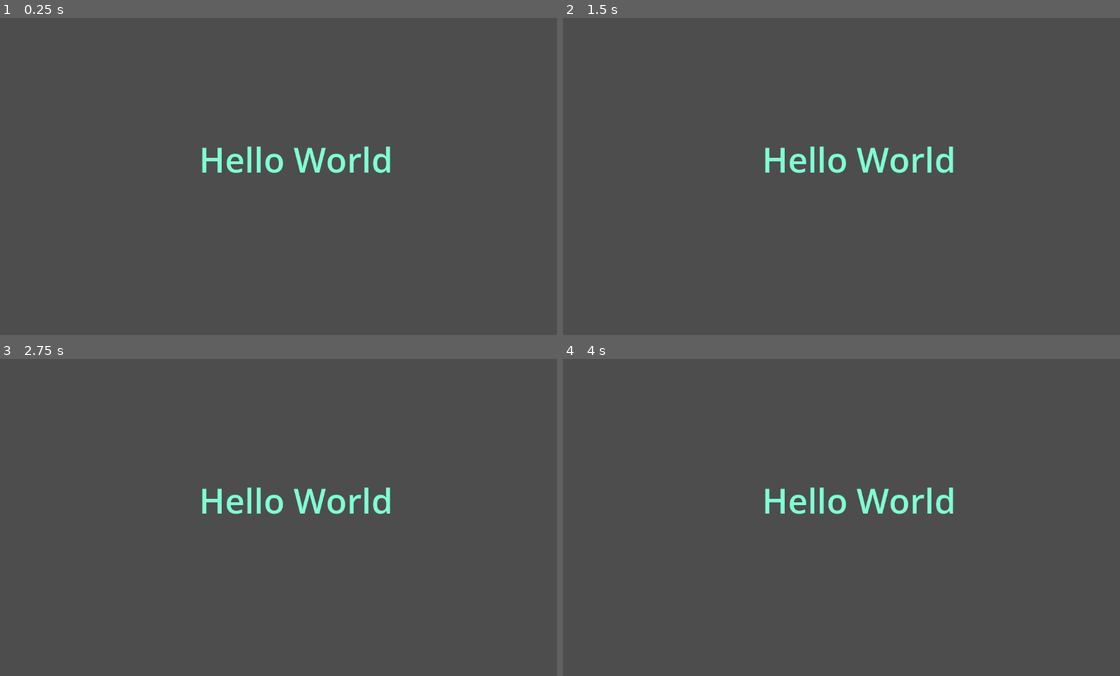
Above: before the commit, frames 1-4 (two rows, left to right).
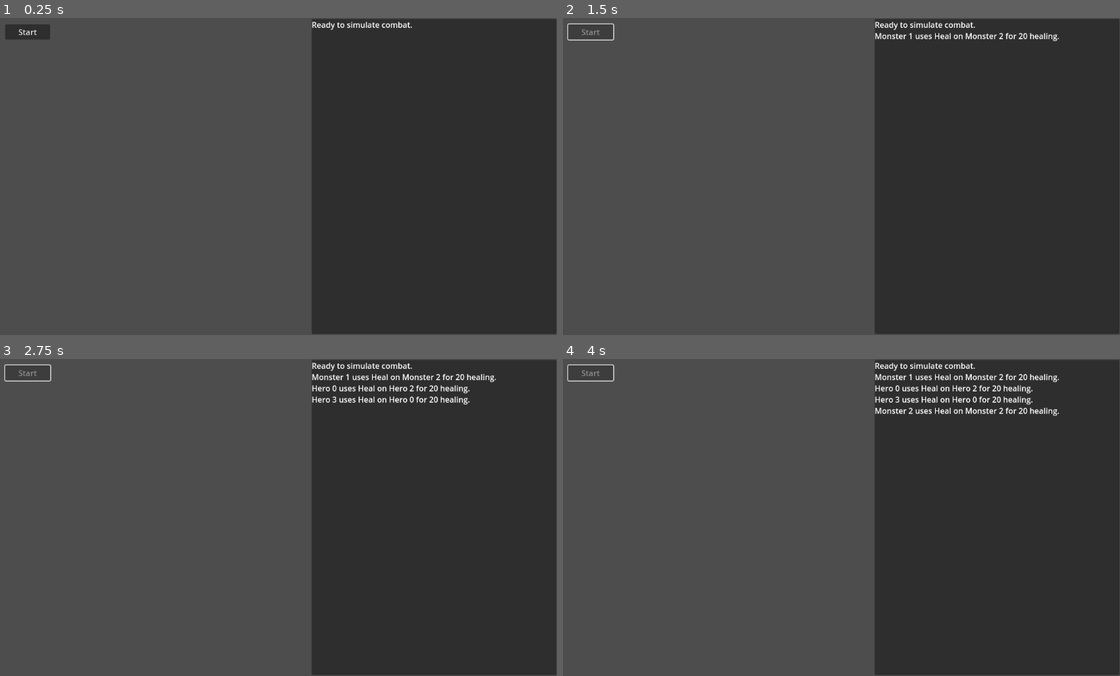
Above: after the commit, the same moments.

Repository: TheFait/theherosim
Game: Godot game, scene res://scenes/Game.tscn
Two runs of this game, one before a commit and one after it. Both use one fixed random seed, a clock stepped at 60 frames per second and the inputs below. Before the commit the project starts from res://Game.tscn.
Inputs (mouse positions are in pixels of both pictures, inside the frame that each line leads up to):
- Up to frame 1 (0.25 s): no input
- Up to frame 2 (1.5 s): click (590, 30) at 0.5 s, where only the run after the commit has a clickable "Start"; tap Enter at 1.25 s; hold Space (run_sim) from 1.28 s (still down)
- Up to frame 3 (2.75 s): release Space (run_sim) at 2.03 s; tap Space (run_sim) at 2.1 s
- Up to frame 4 (4 s): hold Space (run_sim) 2.78-3.53 s; tap Enter at 3.5 s; tap Space (run_sim) at 3.6 s

The runs differ from the first frame. In frame 1, 44% of the frame differs, in the area x 1-100%, y 0-100%; in frame 2, 44%; in frame 3, 44%; in frame 4, 44%.

Commit message:
Basic version with llm help. Creates simple heroes and monsters and has them battle

Diff:
--- a/Game.tscn
+++ /dev/null
@@ -1,20 +0,0 @@
-[gd_scene load_steps=3 format=3 uid="uid://bd41tkl1b3hom"]
-
-[ext_resource type="Script" uid="uid://dejiwqqiw4afq" path="res://main.gd" id="1_wbfu4"]
-[ext_resource type="Script" uid="uid://240bq3gwpjke" path="res://combatant.gd" id="2_xkndl"]
-
-[node name="Main" type="Node2D"]
-script = ExtResource("1_wbfu4")
-
-[node name="Label" type="Label" parent="."]
-offset_left = 353.0
-offset_top = 171.0
-offset_right = 885.0
-offset_bottom = 407.0
-theme_override_font_sizes/font_size = 70
-text = "This is a Label"
-horizontal_alignment = 1
-vertical_alignment = 1
-
-[node name="Combatant" type="Node2D" parent="."]
-script = ExtResource("2_xkndl")
--- a/combatant.gd
+++ b/combatant.gd
@@ -1,36 +1,15 @@
-class_name Combatant extends Node2D
+extends Node2D
+class_name Combatant
 
-@export var health := 0
-@export var power := 0
-@export var agility := 0
-@export var resilience := 0
-@export var willpower := 0
-@export var player_name := ""
-@export var abilities := []
-
-
+var combatant_name = ""
+var stats = {}
+var abilities = []
+var is_dead = false
 
 func take_damage(amount):
-	pass
-	#stats["Health"] = max(0, stats["Health"] - amount)
-	#if stats["Health"] == 0:
-		#is_dead = true
+	stats["Health"] = max(0, stats["Health"] - amount)
+	if stats["Health"] == 0:
+		is_dead = true
 
 func choose_ability():
 	return abilities[randi() % abilities.size()]
-
-func choose_target(allies, enemies, target_type):
-	pass
-	#var pool = []
-	#if target_type == "enemy_single":
-		#pool = enemies.filter(lambda e: !e.is_dead)
-	#elif target_type == "ally_single":
-		#pool = allies.filter(lambda a: !a.is_dead)
-	#elif target_type == "enemy_all":
-		#return enemies.filter(lambda e: !e.is_dead)
-	#elif target_type == "ally_all":
-		#return allies.filter(lambda a: !a.is_dead)
-#
-	#if pool.size() > 0:
-		#return [pool[randi() % pool.size()]]
-	#return []
--- /dev/null
+++ b/data/abilities.json
@@ -0,0 +1,22 @@
+[
+  {
+	"name": "Fireball",
+	"damage": 25,
+	"target": "enemy_single"
+  },
+  {
+	"name": "Heal",
+	"damage": -20,
+	"target": "ally_single"
+  },
+  {
+	"name": "Lightning Storm",
+	"damage": 15,
+	"target": "enemy_all"
+  },
+  {
+	"name": "Group Heal",
+	"damage": -10,
+	"target": "ally_all"
+  }
+]
--- a/main.gd
+++ b/main.gd
@@ -1,12 +1,167 @@
-extends Node2D
+extends Node
 
+const ABILITY_PATH = "res://data/abilities.json"
 
-# Called when the node enters the scene tree for the first time.
-func _ready() -> void:
-	$Label.text = "Hello World"
-	$Label.modulate = Color.AQUAMARINE
+var heroes = []
+var monsters = []
+var all_combatants = []
+var abilities = []
 
+@onready var log_box = $LogBoxPanel/LogBox
+@onready var start_button = $StartButton
 
-func _input(event: InputEvent) -> void:
-	if event.is_action_pressed("run_sim"):
-		print("Starting Sim")
+func _ready():
+	start_button.pressed.connect(on_start_pressed)
+	log_event("Ready to simulate combat.")
+
+func on_start_pressed():
+	start_button.disabled = true
+	abilities = load_json_file(ABILITY_PATH)
+	generate_combatants()
+	sort_by_agility()
+	await simulate_battle()
+
+func log_event(text):
+	log_box.append_text(text + "\n")
+	log_box.scroll_to_line(log_box.get_line_count() - 1)
+
+func load_json_file(path):
+	if not FileAccess.file_exists(path):
+		push_error("File not found: " + path)
+		return []
+
+	var file = FileAccess.open(path, FileAccess.READ)
+	if file == null:
+		push_error("Failed to open file: " + path)
+		return []
+
+	var content = file.get_as_text()
+	var parsed = JSON.parse_string(content)
+
+	# Check if parsing failed
+	if typeof(parsed) == TYPE_NIL:
+		push_error("Failed to parse JSON or file was empty.")
+		return []
+
+	# Optional: check that it's an Array or Dictionary
+	if typeof(parsed) != TYPE_ARRAY:
+		push_error("Expected array in JSON, got: " + str(typeof(parsed)))
+		return []
+
+	return parsed
+
+func generate_combatants():
+	heroes.clear()
+	monsters.clear()
+	all_combatants.clear()
+
+	for i in 4:
+		var hero = Combatant.new()
+		hero.combatant_name = "Hero %d" % i
+		hero.stats = random_stats()
+		hero.abilities = pick_random_abilities()
+		heroes.append(hero)
+
+	for i in 3:
+		var monster = Combatant.new()
+		monster.combatant_name = "Monster %d" % i
+		monster.stats = random_stats()
+		monster.abilities = pick_random_abilities()
+		monsters.append(monster)
+
+	all_combatants = heroes + monsters
+
+func random_stats():
+	return {
+		"Health": randi_range(70, 120),
+		"Power": randi_range(10, 20),
+		"Agility": randi_range(5, 15),
+		"Resilience": randi_range(5, 10),
+		"Willpower": randi_range(5, 10)
+	}
+
+func pick_random_abilities():
+	var chosen = []
+	for i in 2:
+		chosen.append(abilities[randi() % abilities.size()])
+	return chosen
+
+func sort_by_agility():
+	all_combatants.shuffle()
+	all_combatants.sort_custom(func(a, b):
+		return b.stats["Agility"] - a.stats["Agility"]
+	)
+
+func is_battle_over():
+	return heroes.all(func(c): return c.is_dead) or monsters.all(func(c): return c.is_dead)
+
+func get_team(combatant):
+	return heroes if heroes.has(combatant) else monsters
+
+func get_enemy_team(combatant):
+	return monsters if heroes.has(combatant) else heroes
+
+func choose_target(combatant, ability):
+	var targets = []
+	var allies = get_team(combatant)
+	var enemies = get_enemy_team(combatant)
+
+	match ability["target"]:
+		"enemy_single":
+			targets = enemies.filter(func(c): return not c.is_dead)
+			if targets:
+				return [targets[randi() % targets.size()]]
+		"ally_single":
+			targets = allies.filter(func(c): return not c.is_dead)
+			if targets:
+				return [targets[randi() % targets.size()]]
+		"enemy_all":
+			return enemies.filter(func(c): return not c.is_dead)
+		"ally_all":
+			return allies.filter(func(c): return not c.is_dead)
+
+	return []
+
+func apply_ability(user, ability, targets):
+	for target in targets:
+		var dmg = ability["damage"]
+		target.take_damage(dmg)
+		var action = "%s uses %s on %s for %d %s." % [
+			user.combatant_name, ability["name"], target.combatant_name, abs(dmg), "healing" if dmg < 0 else "damage"
+		]
+		log_event(action)
+
+func get_alive_combatants():
+	return all_combatants.filter(func(c): return not c.is_dead)
+
+func skip_if_dead(combatant):
+	return combatant.is_dead
+
+func print_winner():
+	if heroes.all(func(c): return c.is_dead):
+		log_event("Monsters win!")
+	elif monsters.all(func(c): return c.is_dead):
+		log_event("Heroes win!")
+
+func get_next_alive_index(from_index):
+	var alive = get_alive_combatants()
+	return alive[from_index % alive.size()]
+
+func simulate_turn(combatant):
+	if combatant.is_dead:
+		return
+	var ability = combatant.choose_ability()
+	var targets = choose_target(combatant, ability)
+	if targets.size() > 0:
+		apply_ability(combatant, ability, targets)
+
+func simulate_round():
+	for combatant in get_alive_combatants():
+		simulate_turn(combatant)
+		await get_tree().create_timer(1.0).timeout
+
+func simulate_battle():
+	while not is_battle_over():
+		await simulate_round()
+	print_winner()
+	start_button.disabled = false
--- a/project.godot
+++ b/project.godot
@@ -25,4 +25,5 @@
 
 [rendering]
 
+textures/canvas_textures/default_texture_filter=0
 renderer/rendering_method="mobile"
--- /dev/null
+++ b/scenes/Game.tscn
@@ -0,0 +1,36 @@
+[gd_scene load_steps=2 format=3 uid="uid://bd41tkl1b3hom"]
+
+[ext_resource type="Script" uid="uid://dejiwqqiw4afq" path="res://main.gd" id="1_qbsmt"]
+
+[node name="Main" type="Node2D"]
+script = ExtResource("1_qbsmt")
+
+[node name="Camera2D" type="Camera2D" parent="."]
+position = Vector2(575, 322)
+
+[node name="StartButton" type="Button" parent="."]
+offset_left = 24.0
+offset_top = 11.0
+offset_right = 116.0
+offset_bottom = 38.0
+text = "Start"
+
+[node name="LogBoxPanel" type="Panel" parent="."]
+anchors_preset = -1
+anchor_left = 0.6
+anchor_right = 1.0
+anchor_bottom = 1.0
+offset_left = 650.0
+offset_right = 1150.0
+offset_bottom = 644.0
+grow_horizontal = 0
+grow_vertical = 2
+size_flags_vertical = 3
+
+[node name="LogBox" type="RichTextLabel" parent="LogBoxPanel"]
+layout_mode = 1
+anchors_preset = 15
+anchor_right = 1.0
+anchor_bottom = 1.0
+grow_horizontal = 2
+grow_vertical = 2
--- /dev/null
+++ b/scenes/combatant.tscn
@@ -0,0 +1,71 @@
+[gd_scene load_steps=11 format=3 uid="uid://bk7x0ddtcmp6n"]
+
+[ext_resource type="Script" uid="uid://240bq3gwpjke" path="res://combatant.gd" id="1_jdpwk"]
+[ext_resource type="Texture2D" uid="uid://dduwdcucu27dg" path="res://demochar_portrait_spritesheet.png" id="2_ei3c3"]
+
+[sub_resource type="AtlasTexture" id="AtlasTexture_dgoq6"]
+atlas = ExtResource("2_ei3c3")
+region = Rect2(0, 0, 48, 48)
+
+[sub_resource type="AtlasTexture" id="AtlasTexture_0q850"]
+atlas = ExtResource("2_ei3c3")
+region = Rect2(48, 0, 48, 48)
+
+[sub_resource type="AtlasTexture" id="AtlasTexture_po1pa"]
+atlas = ExtResource("2_ei3c3")
+region = Rect2(96, 0, 48, 48)
+
+[sub_resource type="AtlasTexture" id="AtlasTexture_2voop"]
+atlas = ExtResource("2_ei3c3")
+region = Rect2(144, 0, 48, 48)
+
+[sub_resource type="AtlasTexture" id="AtlasTexture_onlb6"]
+atlas = ExtResource("2_ei3c3")
+region = Rect2(0, 48, 48, 48)
+
+[sub_resource type="AtlasTexture" id="AtlasTexture_rsysp"]
+atlas = ExtResource("2_ei3c3")
+region = Rect2(48, 48, 48, 48)
+
+[sub_resource type="AtlasTexture" id="AtlasTexture_sfl7p"]
+atlas = ExtResource("2_ei3c3")
+region = Rect2(96, 48, 48, 48)
+
+[sub_resource type="SpriteFrames" id="SpriteFrames_ohuge"]
+animations = [{
+"frames": [{
+"duration": 1.0,
+"texture": SubResource("AtlasTexture_dgoq6")
+}, {
+"duration": 1.0,
+"texture": SubResource("AtlasTexture_0q850")
+}, {
+"duration": 1.0,
+"texture": SubResource("AtlasTexture_po1pa")
+}, {
+"duration": 1.0,
+"texture": SubResource("AtlasTexture_2voop")
+}, {
+"duration": 1.0,
+"texture": SubResource("AtlasTexture_onlb6")
+}, {
+"duration": 1.0,
+"texture": SubResource("AtlasTexture_rsysp")
+}, {
+"duration": 1.0,
+"texture": SubResource("AtlasTexture_sfl7p")
+}],
+"loop": true,
+"name": &"idle",
+"speed": 10.0
+}]
+
+[node name="Combatant" type="Node2D"]
+script = ExtResource("1_jdpwk")
+
+[node name="AnimatedSprite2D" type="AnimatedSprite2D" parent="."]
+sprite_frames = SubResource("SpriteFrames_ohuge")
+animation = &"idle"
+autoplay = "idle"
+frame_progress = 0.918874
+flip_h = true
Not shown, added: demochar_portrait_spritesheet.png.import
Not shown, added: data/abilities.tres16368846059.tmp
Not shown, added: data/abilities.tres16409136089.tmp
